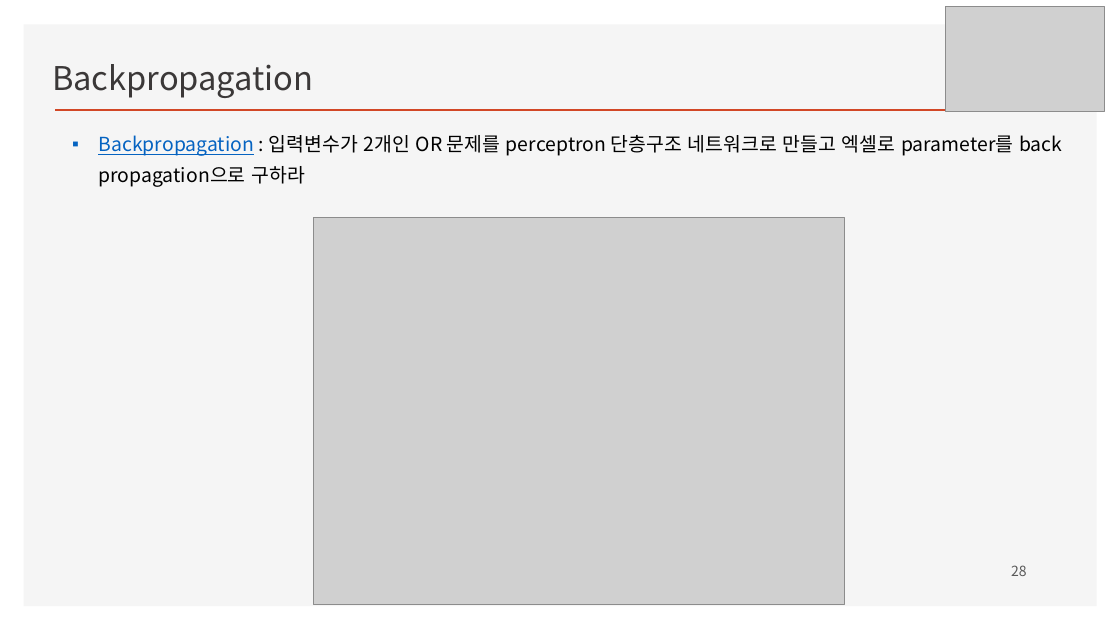
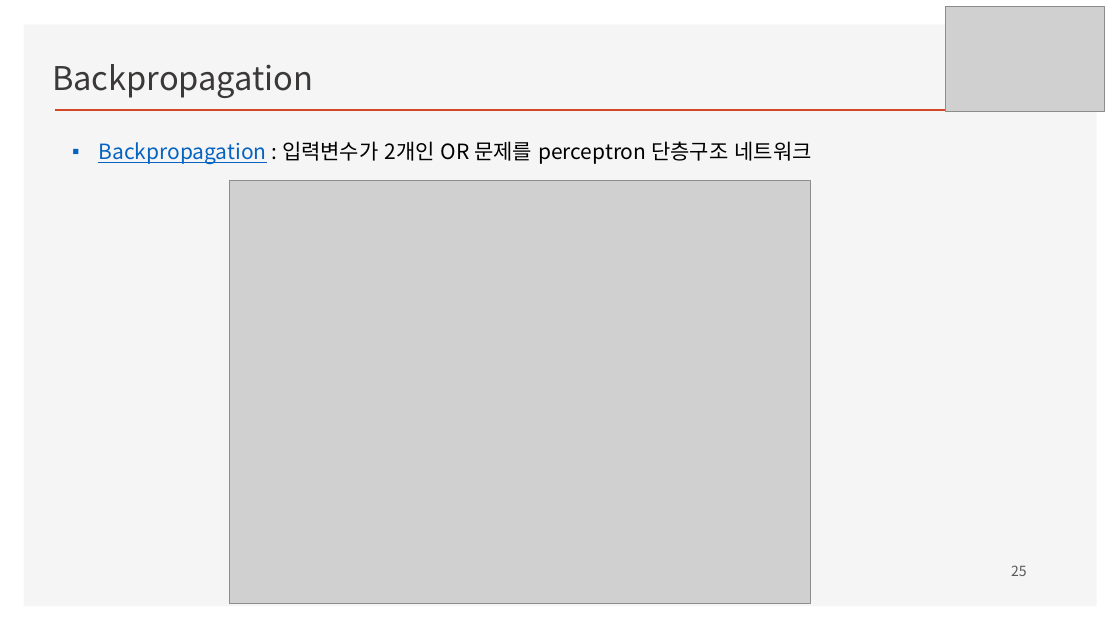
Before and after one commit to ancestor9/mathematics-for-machine-learning, a slide deck: slide 25 of w4_Perceptron_Regression.pptx (slide 28 before the commit). Drawn at 1120x630 pixels with LibreOffice and Linux fonts; fonts in the diff are those of the drawing; grey boxes stand for pictures; background and template pictures are left out. Boxes give left, top, right and bottom in pixels: in the first picture for what was removed or moved away, otherwise in the second. Text is boxed around its words. In the diff, an @@ line names an element or a change of style, - is before the commit and + after.

```diff
--- a/w4_Perceptron_Regression.pptx
+++ b/w4_Perceptron_Regression.pptx
@@ text at (98, 141, 811, 164): text changed; size 16.6 to 18 pt @@
-▪ Backpropagation : 입력변수가 2개인 OR 문제를 perceptron 단층구조 네트워크로 만들고 엑셀로 parameter를 back propagation으로 구하라
+▪ Backpropagation : 입력변수가 2개인 OR 문제를 perceptron 단층구조 네트워크
@@ picture: place and size @@
-picture at (313, 218, 844, 605)
+picture at (229, 180, 811, 603)
@@ page number at (1011, 565, 1027, 576): text changed @@
-28
+25
```
Also in this commit, not shown: 13 other slides changed, 2 slides added, 22 slides removed.
